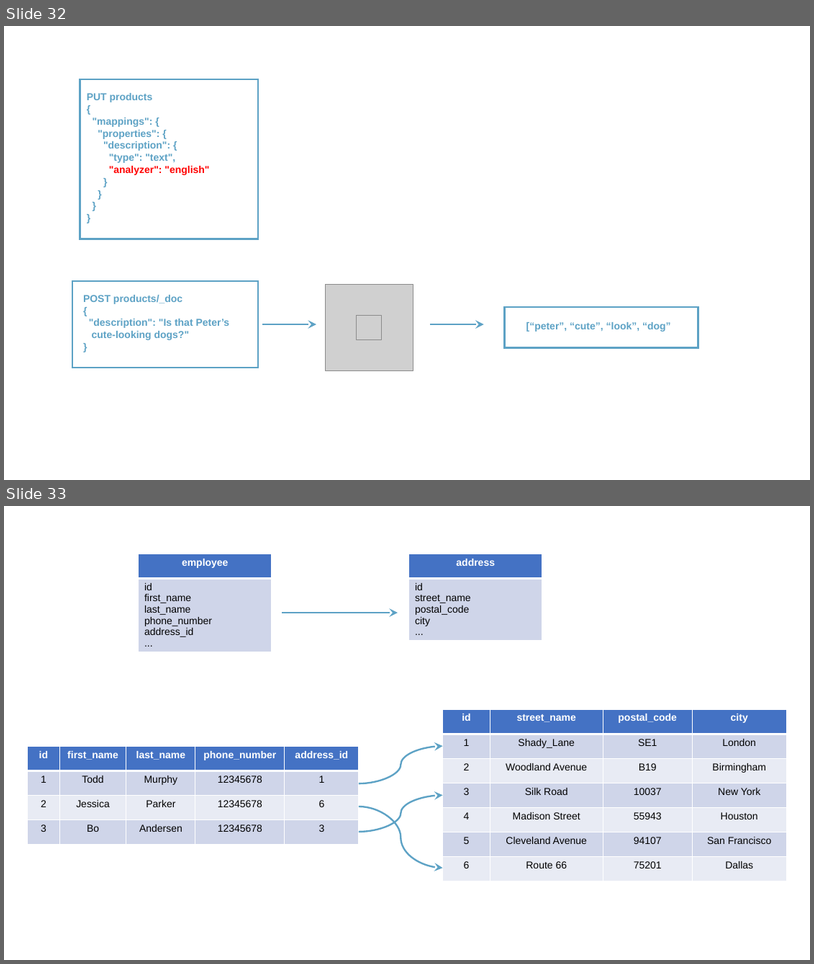
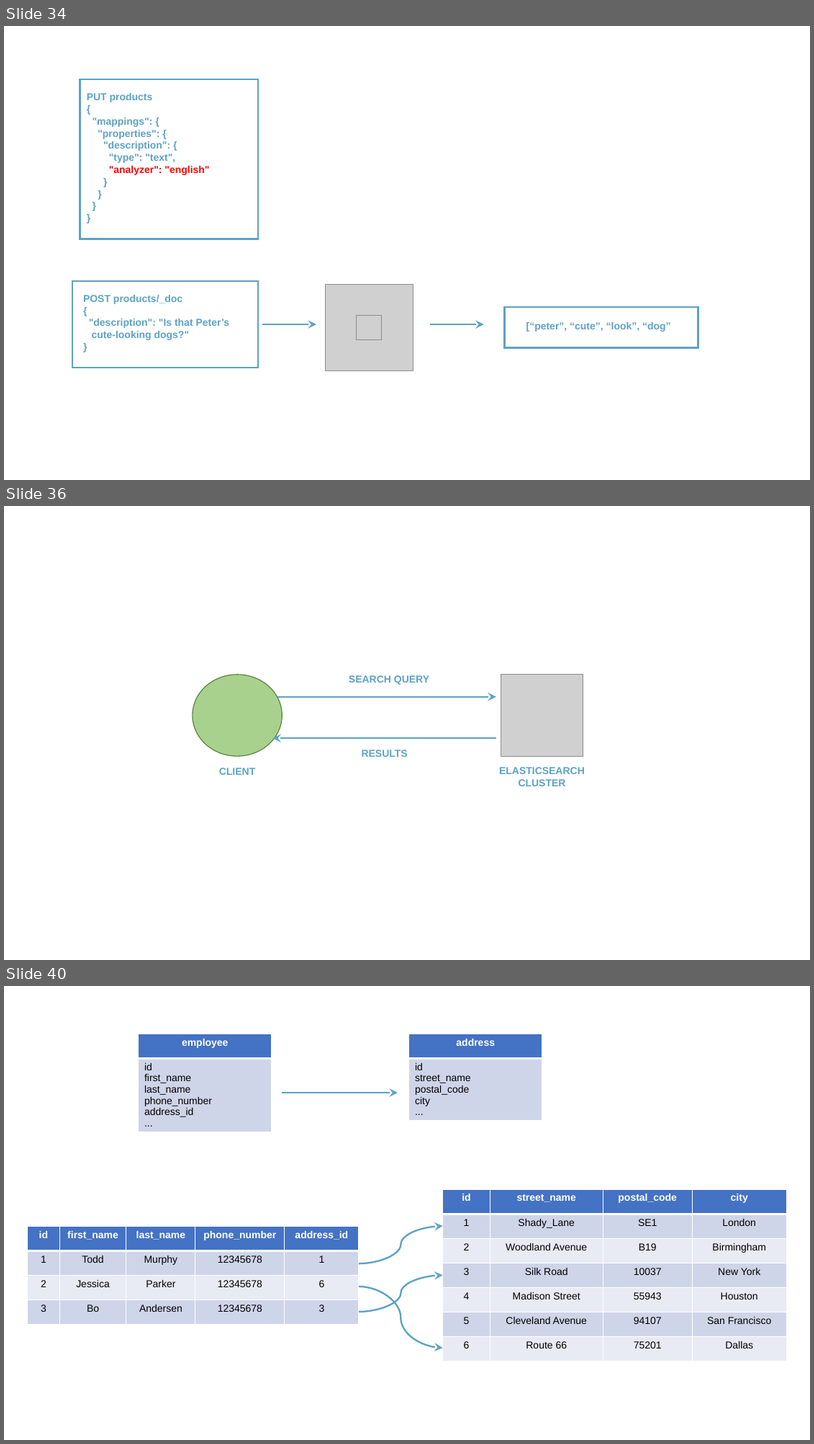
Before and after one commit to rudaks-han/book-summary, a slide deck: complete-guide-to-elasticsearch/elasticsearch.pptx. Shown one above the other, each under a label of ours: slides 32 and 33 before the commit, slides 34, 36 and 40 after it; the slides between them are not shown. The pictures are 814x964 and 814x1444 pixels, drawn with LibreOffice and Linux fonts; fonts in the diff are those of the drawing; grey boxes stand for pictures. Boxes give left, top, right and bottom in pixels: in the first picture for what was removed or moved away, otherwise in the second. Text is boxed around its words. In the diff, an @@ line names an element or a change of style, - is before the commit and + after.

```diff
--- a/complete-guide-to-elasticsearch/elasticsearch.pptx
+++ b/complete-guide-to-elasticsearch/elasticsearch.pptx
@@ slide 36 added at box(4, 506, 810, 960), background #FFFFFF @@
@@ ellipse added at box(193, 674, 282, 756), fill #A9D18E, outline #548235 1 pt @@
@@ text added at box(349, 675, 430, 685), 12 pt, text #5DA2C5, bold @@
+SEARCH QUERY
@@ picture added at box(502, 674, 584, 756) @@
@@ arrow added from (278, 697) to (496, 697), #5DA2C5 2 pt @@
@@ arrow added from (496, 739) to (273, 739), #5DA2C5 2 pt @@
@@ text added at box(362, 749, 408, 757), 12 pt, text #5DA2C5, bold @@
+RESULTS
@@ text added at box(219, 767, 255, 775), 12 pt, text #5DA2C5, bold @@
+CLIENT
@@ text added at box(499, 767, 585, 786), 12 pt, text #5DA2C5, bold @@
+ELASTICSEARCH
+CLUSTER
@@ what was slide 32 is now slide 34 @@
@@ what was slide 33 is now slide 40 @@
```
Also in this commit, not shown: 6 other slides added, 12 other files.
